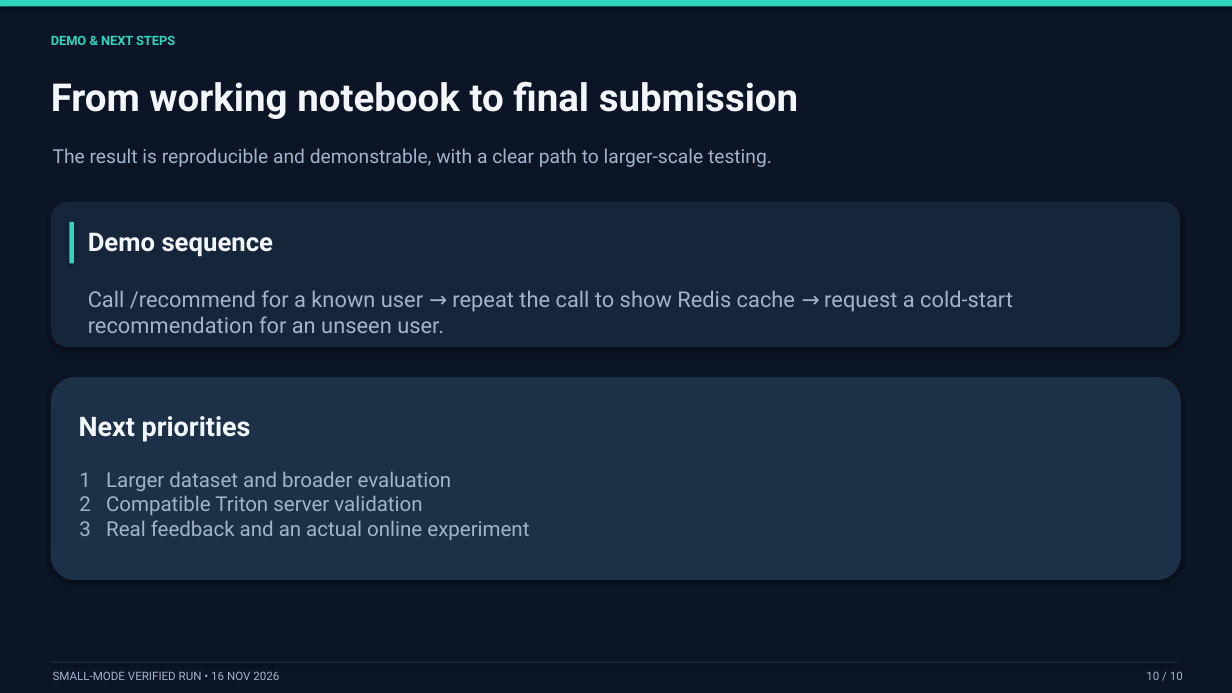
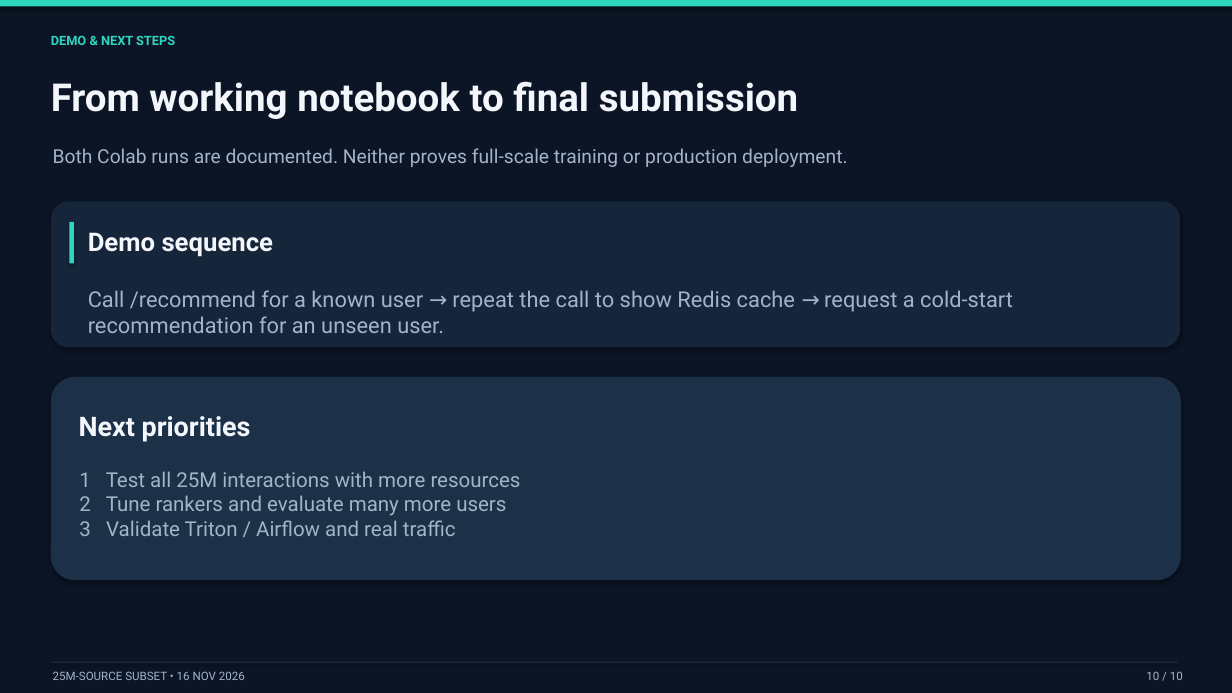
Before and after one commit to HarleetKaur/recsys-engine, a slide deck: slide 10 of docs/Recommendation_Engine_10min.pptx. Drawn at 1232x693 pixels with LibreOffice and Linux fonts; fonts in the diff are those of the drawing. Boxes give left, top, right and bottom in pixels: in the first picture for what was removed or moved away, otherwise in the second. Text is boxed around its words. In the diff, an @@ line names an element or a change of style, - is before the commit and + after.

Commit message:
Add MovieLens 25M subset results and final documentation

```diff
--- a/docs/Recommendation_Engine_10min.pptx
+++ b/docs/Recommendation_Engine_10min.pptx
@@ text at [53,148,847,167]: text changed @@
-The result is reproducible and demonstrable, with a clear path to larger-scale testing.
+Both Colab runs are documented. Neither proves full-scale training or production deployment.
@@ text at [79,471,521,536]: text changed @@
-1 Larger dataset and broader evaluation
-2 Compatible Triton server validation
-3 Real feedback and an actual online experiment
+1 Test all 25M interactions with more resources
+2 Tune rankers and evaluate many more users
+3 Validate Triton / Airflow and real traffic
@@ text at [53,671,245,680]: text changed @@
-SMALL-MODE VERIFIED RUN • 16 NOV 2026
+25M-SOURCE SUBSET • 16 NOV 2026
```
Also in this commit, not shown: 9 other slides changed, 14 other files.
